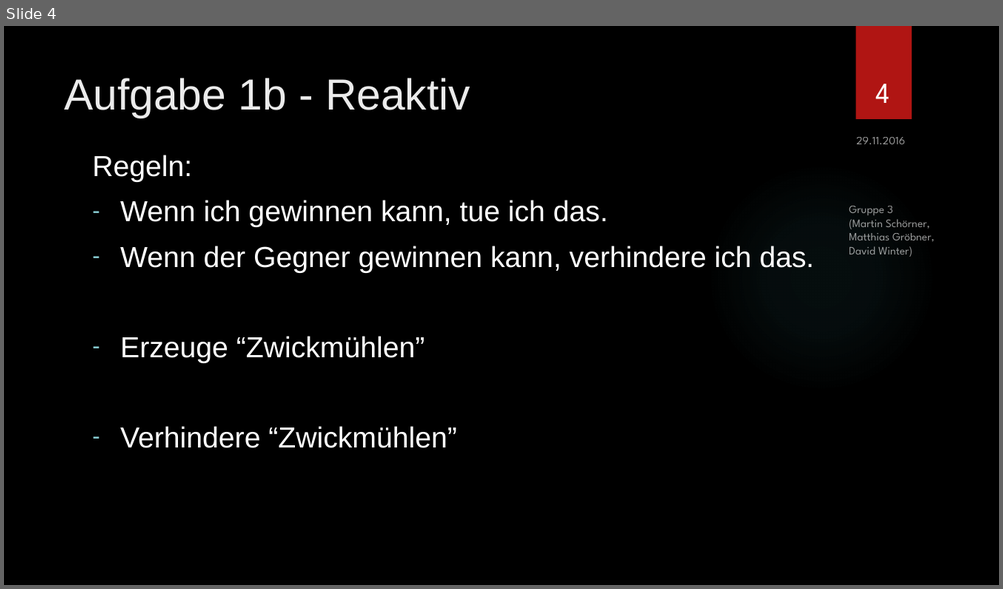
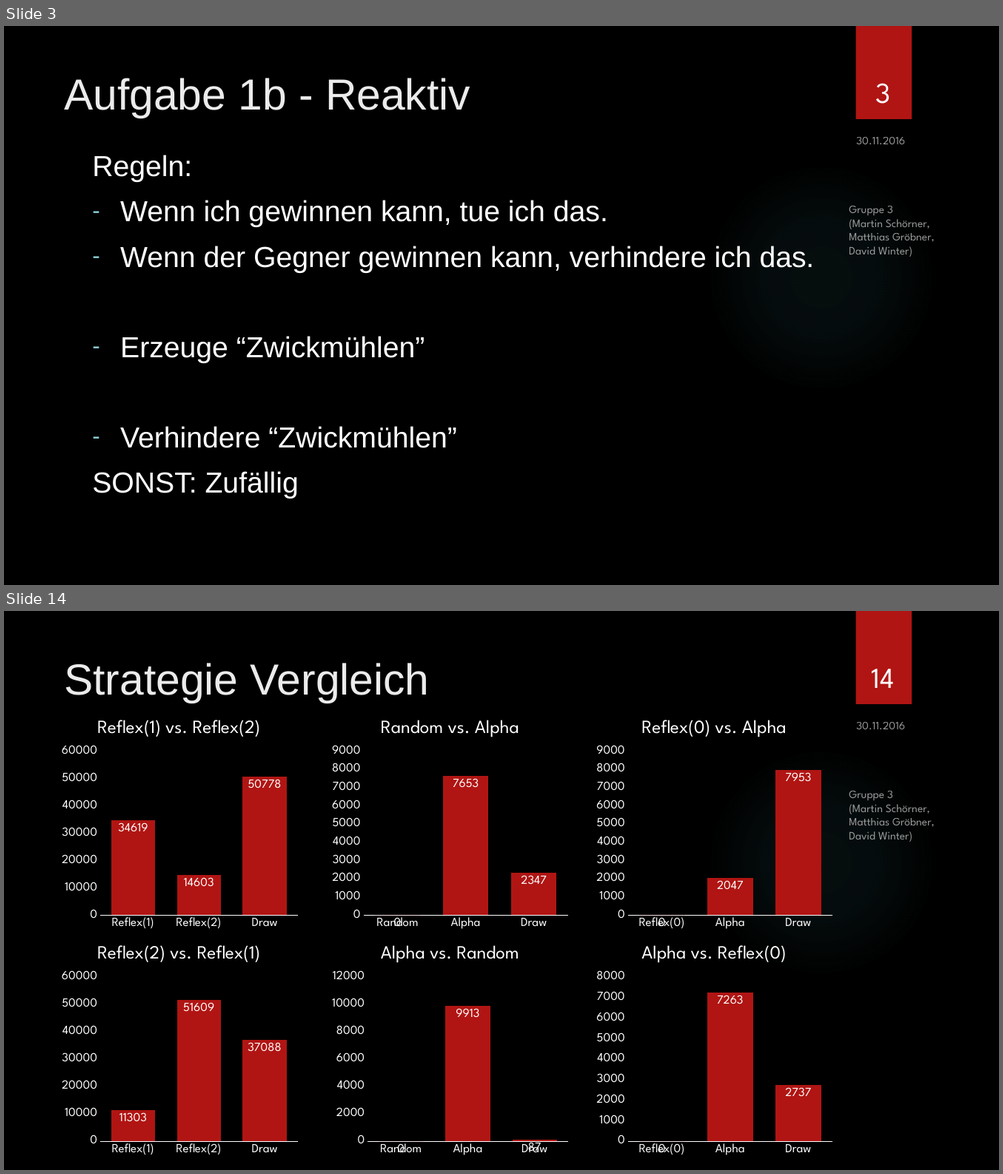
Before and after one commit to SOAS-Uni-Augsburg/ws16-17-group-03, a slide deck: Blatt-06/Präsentation.pptx. Shown one above the other, each under a label of ours: slide 4 before the commit, slides 3 and 14 after it; the slides between them are not shown. The pictures are 1003x589 and 1003x1174 pixels, drawn with LibreOffice and Linux fonts; fonts in the diff are those of the drawing; background and template pictures are left out. Boxes give left, top, right and bottom in pixels: in the first picture for what was removed or moved away, otherwise in the second. Text is boxed around its words. In the diff, an @@ line names an element or a change of style, - is before the commit and + after.

```diff
--- a/Blatt-06/Präsentation.pptx
+++ b/Blatt-06/Präsentation.pptx
@@ slide 14 added at bbox=[4, 611, 999, 1170], background picture (left out); not listed: 2 template elements that a slide beside it also shows @@
@@ title added at bbox=[64, 663, 430, 703], 42 pt, text #EBEBEB @@
+Strategie Vergleich
@@ page number added at bbox=[871, 669, 894, 688], 28 pt, text #FFFFFF @@
+14
@@ column chart added at bbox=[57, 708, 302, 935] @@
+title "Reflex(1) vs. Reflex(2) "
+categories: Reflex(1), Reflex(2), Draw
+Series 1: 34619, 14603, 50778
@@ column chart added at bbox=[327, 708, 572, 935] @@
+title "Random vs. Alpha "
+categories: Random, Alpha, Draw
+Series 1: 0, 7653, 2347
@@ column chart added at bbox=[591, 708, 836, 935] @@
+title "Reflex(0) vs. Alpha "
+categories: Reflex(0), Alpha, Draw
+Series 1: 0, 2047, 7953
@@ text added at bbox=[856, 722, 905, 729], 11 pt, text #FFFFFF at 60% opacity @@
+30.11.2016
@@ text added at bbox=[848, 791, 934, 842], 11 pt, text #FFFFFF at 60% opacity @@
+Gruppe 3
+(Martin Schörner,
+Matthias Gröbner,
+David Winter)
@@ column chart added at bbox=[57, 934, 302, 1161] @@
+title "Reflex(2) vs. Reflex(1) "
+categories: Reflex(1), Reflex(2), Draw
+Series 1: 11303, 51609, 37088
@@ column chart added at bbox=[327, 934, 572, 1161] @@
+title "Alpha vs. Random "
+categories: Random, Alpha, Draw
+Series 1: 0, 9913, 87
@@ column chart added at bbox=[591, 934, 836, 1161] @@
+title "Alpha vs. Reflex(0) "
+categories: Reflex(0), Alpha, Draw
+Series 1: 0, 7263, 2737
@@ what was slide 4 is now slide 3 @@
@@ slide 3 changed as well @@
@@ page number at bbox=[875, 83, 890, 104]: text changed @@
-4
+3
@@ text at bbox=[856, 137, 905, 144]: text changed @@
-29.11.2016
+30.11.2016
@@ text at bbox=[92, 471, 299, 499]: paragraph added @@
+SONST: Zufällig
```
Also in this commit, not shown: 5 other slides changed, 11 other slides added, 2 slides removed, 9 other files.
